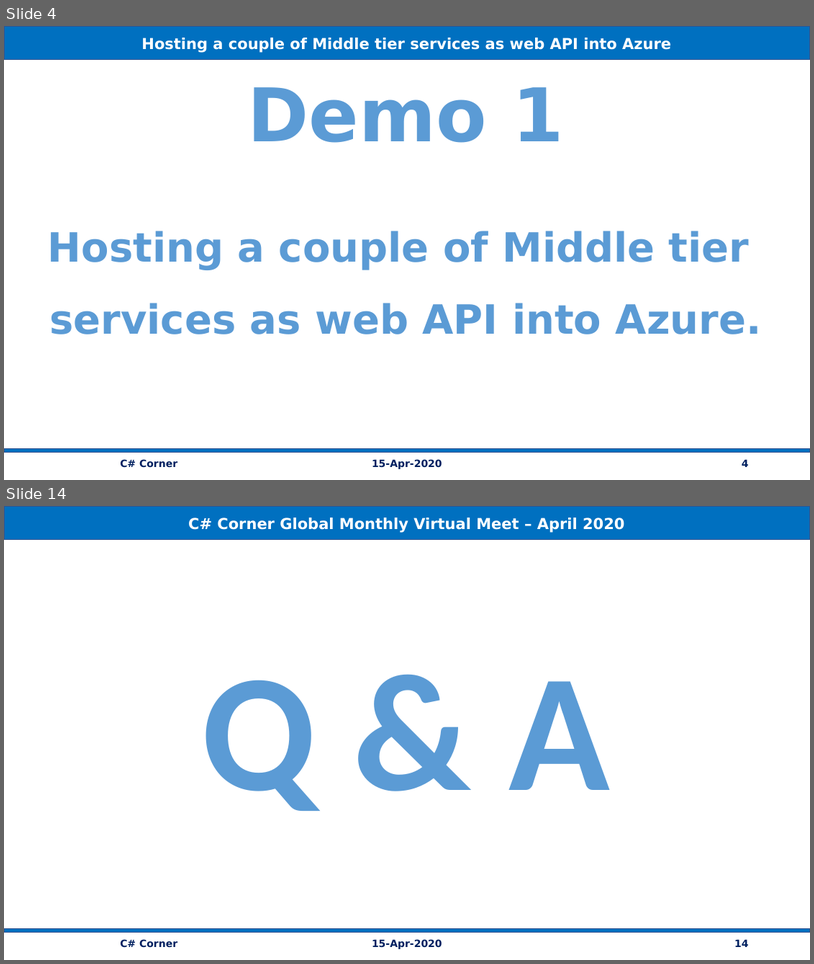
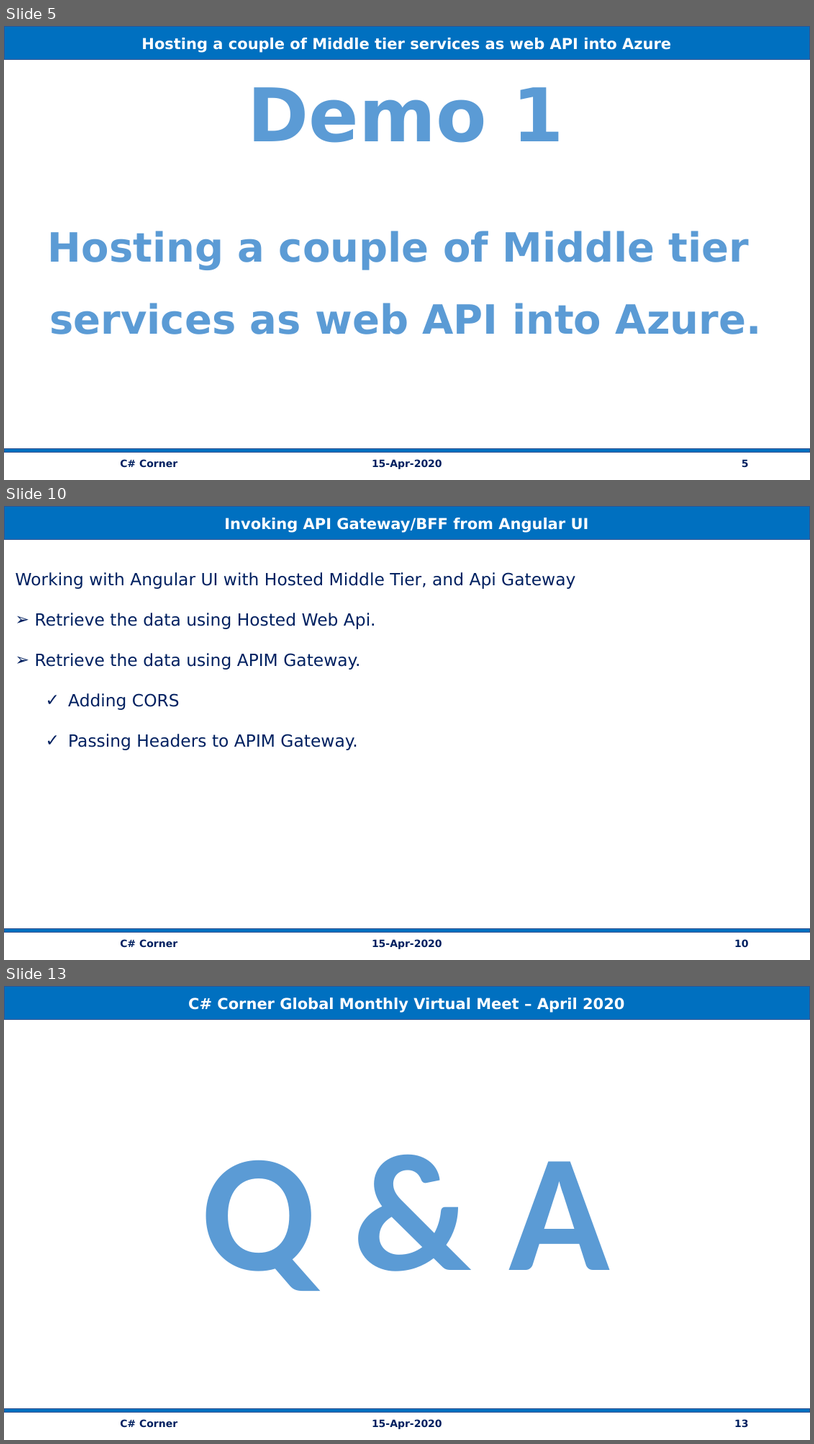
Before and after one commit to vishipayyallore/speaker_series, a slide deck: Azure/15Apr2020_BFF_ApiMgt/Documentation/BackEndForFrontEnd_AzureAPIMgt.pptx. Shown one above the other, each under a label of ours: slides 4 and 14 before the commit, slides 5, 10 and 13 after it; the slides between them are not shown. The pictures are 814x964 and 814x1444 pixels, drawn with LibreOffice and Linux fonts; fonts in the diff are those of the drawing. Boxes give left, top, right and bottom in pixels: in the first picture for what was removed or moved away, otherwise in the second. Text is boxed around its words. In the diff, an @@ line names an element or a change of style, - is before the commit and + after.

```diff
--- a/Azure/15Apr2020_BFF_ApiMgt/Documentation/BackEndForFrontEnd_AzureAPIMgt.pptx
+++ b/Azure/15Apr2020_BFF_ApiMgt/Documentation/BackEndForFrontEnd_AzureAPIMgt.pptx
@@ slide 10 added at (4,506,810,960), background #FFFFFF @@
@@ rectangle added at (4,507,810,539), fill #0070C0, outline #325491 1 pt, 18 pt, text #FFFFFF, bold @@
+Invoking API Gateway/BFF from Angular UI
@@ text added at (16,572,576,750), 20 pt, text #002060 @@
+Working with Angular UI with Hosted Middle Tier, and Api Gateway
+➢ Retrieve the data using Hosted Web Api.
+➢ Retrieve the data using APIM Gateway.
+  ✓ Adding CORS
+  ✓ Passing Headers to APIM Gateway.
@@ rectangle added at (4,928,810,932), fill #0070C0, outline #325491 1 pt @@
@@ text added at (120,939,178,947), 12 pt, text #002060, bold @@
+C# Corner
@@ text added at (372,939,442,949), 12 pt, text #002060, bold @@
+15-Apr-2020
@@ page number added at (735,939,748,947), 12 pt, text #002060, bold @@
+10
@@ what was slide 4 is now slide 5 @@
@@ page number at (742,459,749,467): text changed @@
-4
+5
@@ what was slide 14 is now slide 13 @@
@@ page number at (735,1419,748,1427): text changed @@
-14
+13
```
Also in this commit, not shown: 6 slides changed, 3 other slides added, 5 slides removed, 1 other file.
